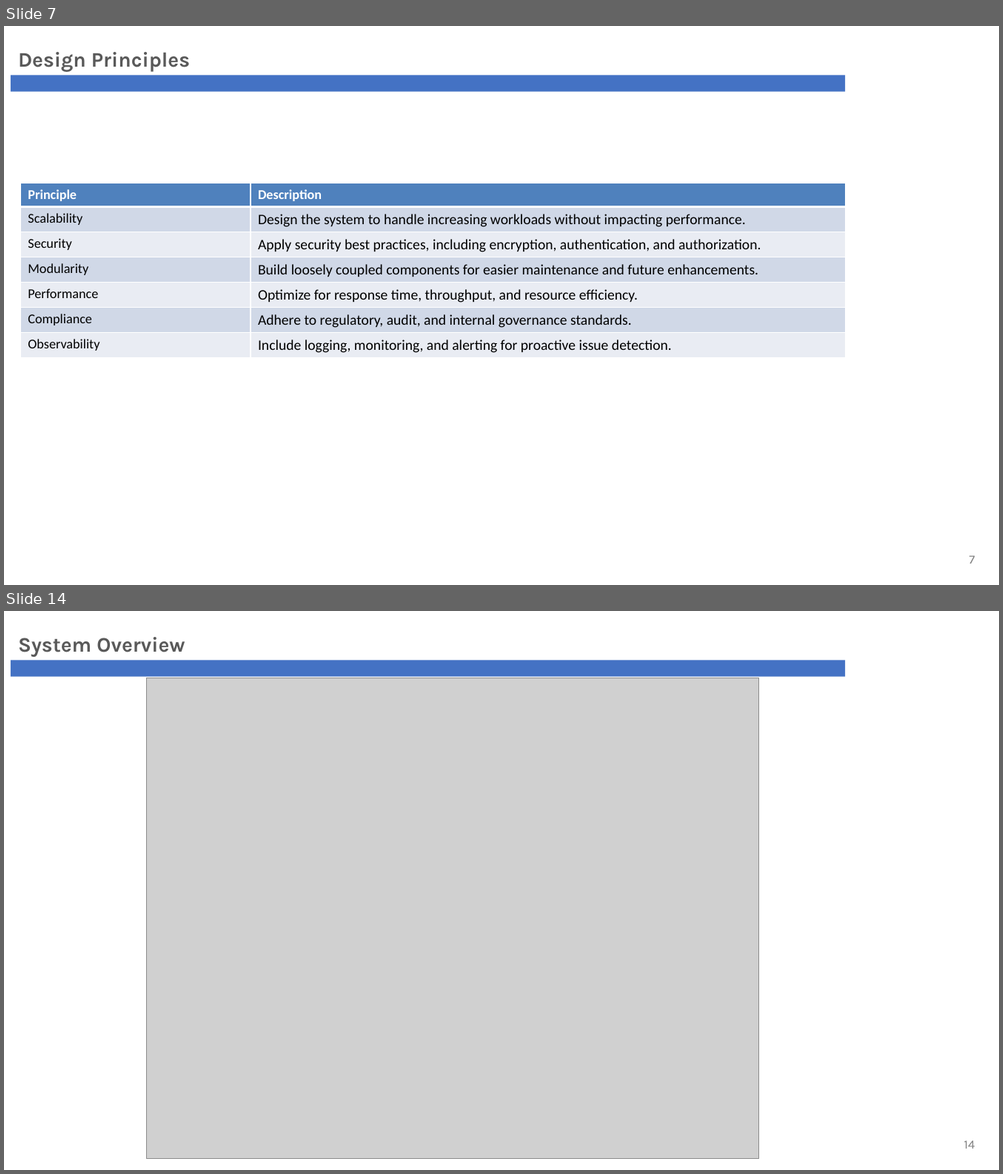
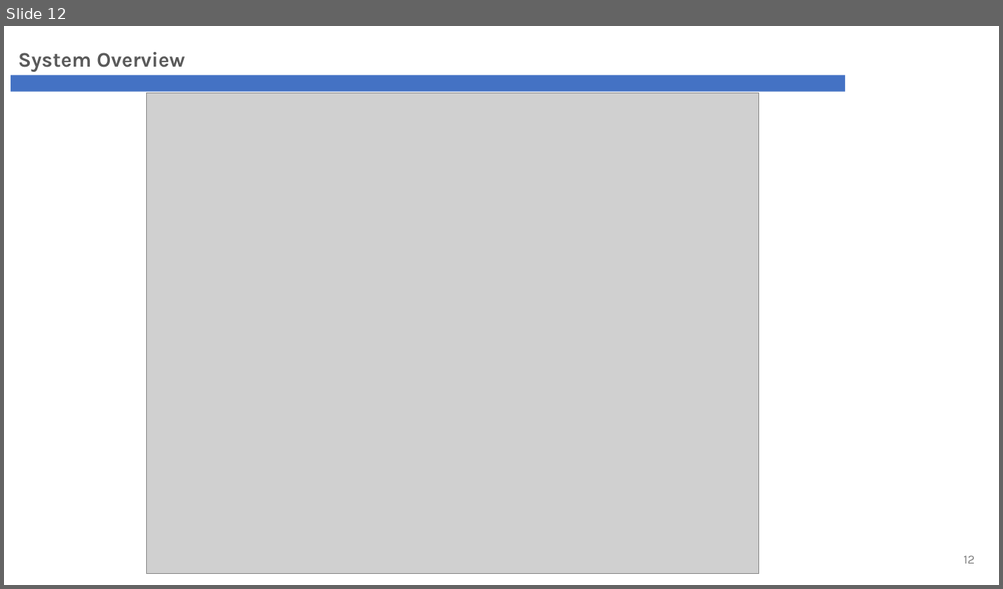
Before and after one commit to phyothuhan26/MySolutions, a slide deck: GandG_YPS/Presentation/G&G_Revamp_ARB.pptx. Shown one above the other, each under a label of ours: slides 7 and 14 before the commit, slide 12 after it; the slides between them are not shown. The pictures are 1003x1174 and 1003x589 pixels, drawn with LibreOffice and Linux fonts; fonts in the diff are those of the drawing; grey boxes stand for pictures; background and template pictures are left out. Boxes give left, top, right and bottom in pixels: in the first picture for what was removed or moved away, otherwise in the second. Text is boxed around its words. In the diff, an @@ line names an element or a change of style, - is before the commit and + after.

```diff
--- a/GandG_YPS/Presentation/G&G_Revamp_ARB.pptx
+++ b/GandG_YPS/Presentation/G&G_Revamp_ARB.pptx
@@ slide 7 removed at (4,26,999,585), background #FFFFFF; not listed: 1 template element that a slide beside it also shows @@
@@ text removed at (18,52,190,72) @@
-Design Principles
@@ table removed at (20,184,845,357), 7 rows, 2 columns @@
-Principle | Description
-Scalability | Design the system to handle increasing workloads without impacting performance.
-Security | Apply security best practices, including encryption, authentication, and authorization.
-Modularity | Build loosely coupled components for easier maintenance and future enhancements.
-Performance | Optimize for response time, throughput, and resource efficiency.
-Compliance | Adhere to regulatory, audit, and internal governance standards.
-Observability | Include logging, monitoring, and alerting for proactive issue detection.
@@ page number removed at (969,556,975,564) @@
-7
@@ what was slide 14 is now slide 12 @@
@@ page number at (963,556,974,564): text changed @@
-14
+12
```
Also in this commit, not shown: 18 slides changed, 15 slides added, 5 other slides removed, 11 other files.
